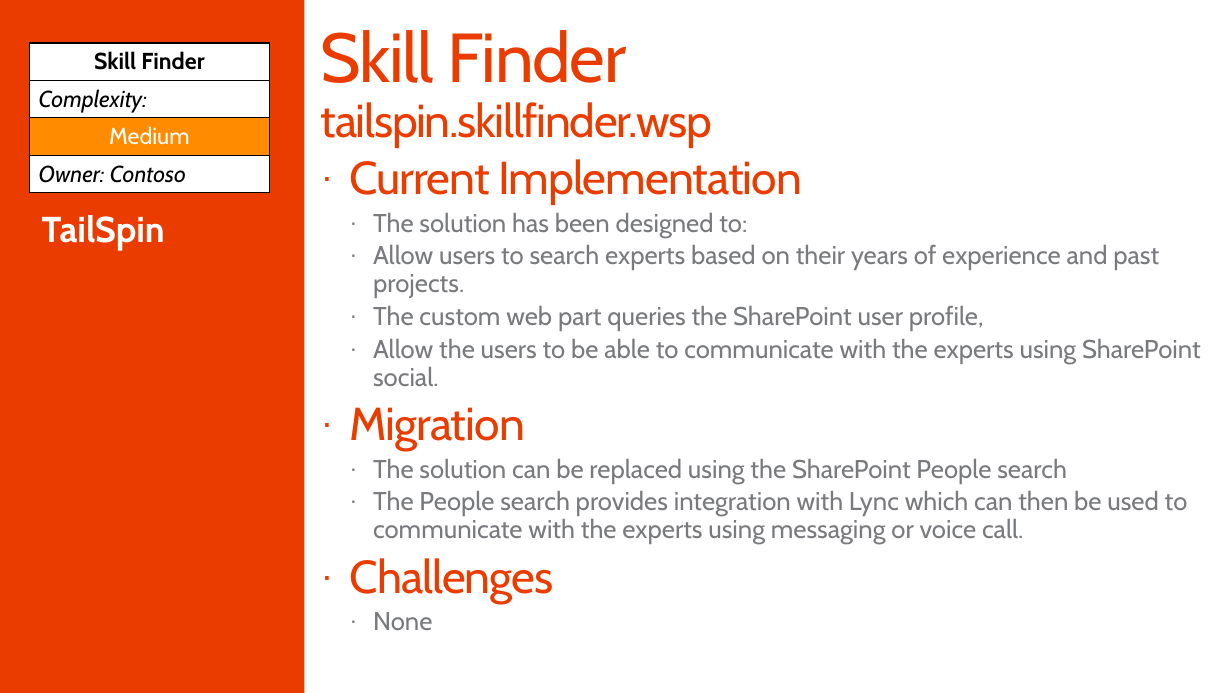
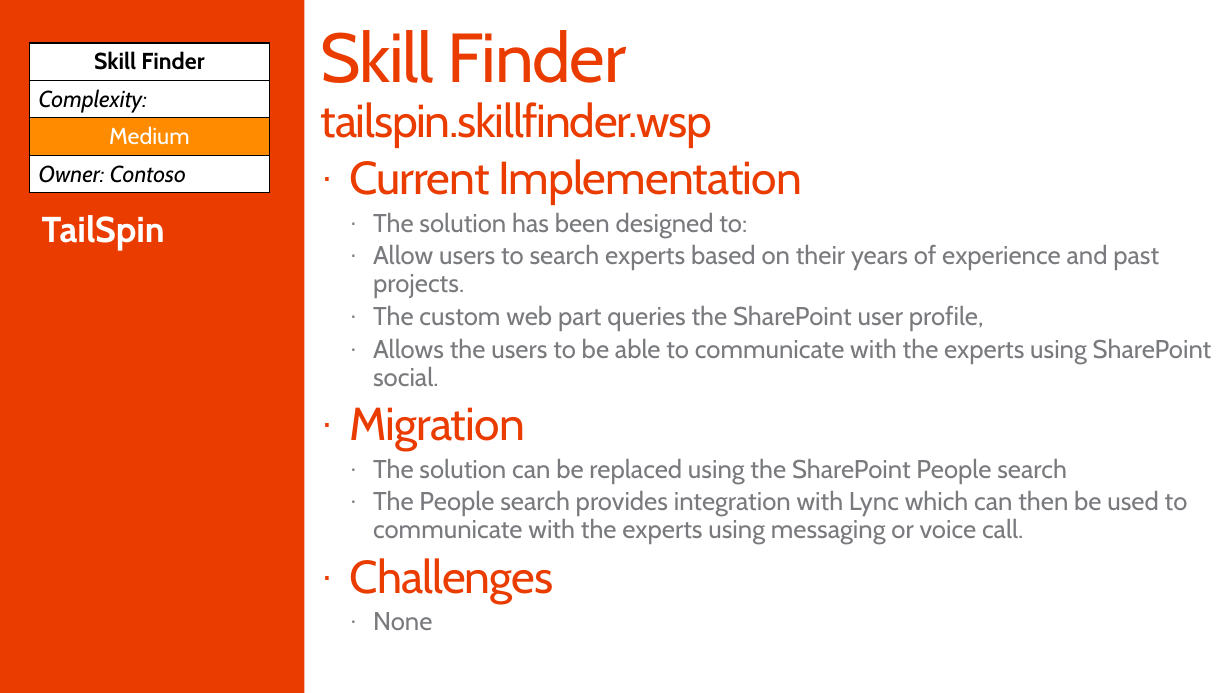
Before and after one commit to SharePoint/PnP-Guidance, a slide deck: slide 28 of PnP Transformation Process/Samples/PnP Transformation - Solution Assessment Report - Contoso.pptx. Drawn at 1232x693 pixels with LibreOffice and Linux fonts; fonts in the diff are those of the drawing; background and template pictures are left out. Boxes give left, top, right and bottom in pixels: in the first picture for what was removed or moved away, otherwise in the second. Text is boxed around its words. In the diff, an @@ line names an element or a change of style, - is before the commit and + after.

```diff
--- a/PnP Transformation Process/Samples/PnP Transformation - Solution Assessment Report - Contoso.pptx
+++ b/PnP Transformation Process/Samples/PnP Transformation - Solution Assessment Report - Contoso.pptx
@@ text at (373, 339, 1212, 386): text changed @@
-  · Allow the users to be able to communicate with the experts using SharePoint social.
+  · Allows the users to be able to communicate with the experts using SharePoint social.
```
Also in this commit, not shown: 1 other slide changed, 3 other files.
